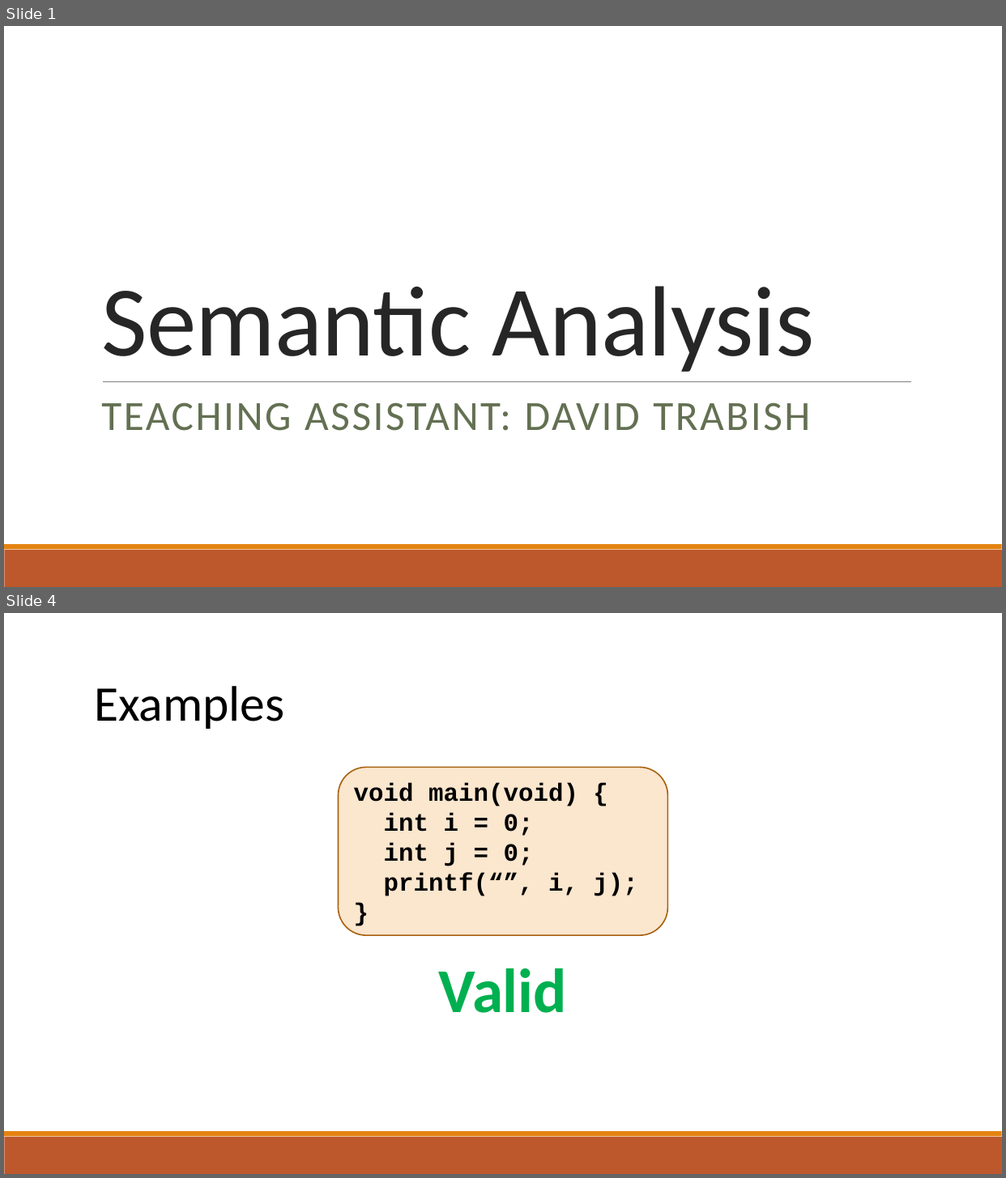
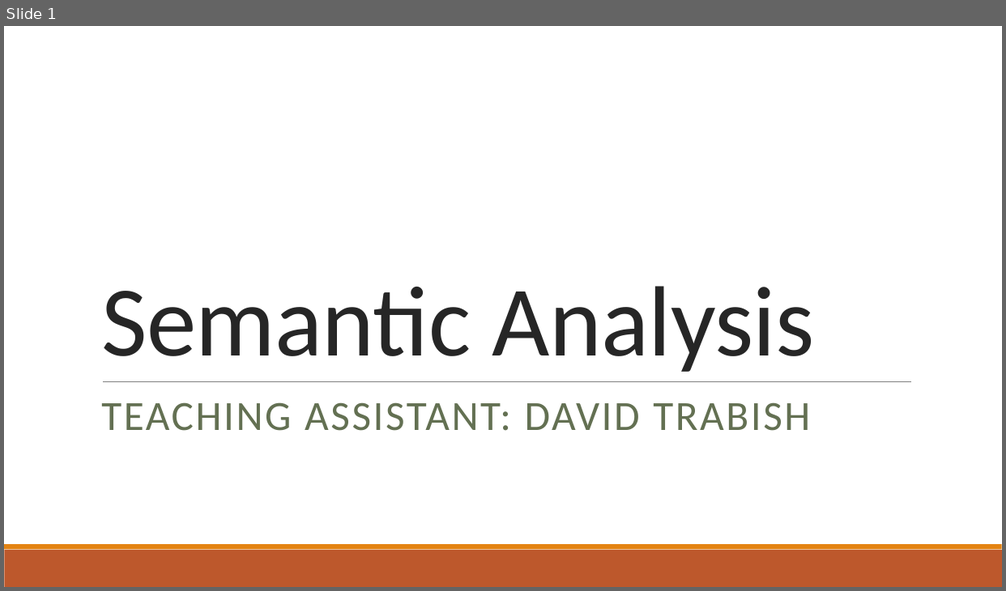
Before and after one commit to raghadzeidan/COMPILATION_TAU_FOR_STUDENTS, a slide deck: new_slides/semantic.pptx. Shown one above the other, each under a label of ours: slides 1 and 4 before the commit, slide 1 after it; the slides between them are not shown. The pictures are 1006x1178 and 1006x591 pixels, drawn with LibreOffice and Linux fonts; fonts in the diff are those of the drawing. Boxes give left, top, right and bottom in pixels: in the first picture for what was removed or moved away, otherwise in the second. Text is boxed around its words. In the diff, an @@ line names an element or a change of style, - is before the commit and + after.

```diff
--- a/new_slides/semantic.pptx
+++ b/new_slides/semantic.pptx
@@ slide 4 removed at (4,613,1002,1174), background #FFFFFF; not listed: 2 template elements that a slide beside it also shows @@
@@ text removed at (94,686,284,729) @@
-Examples
@@ rounded rectangle removed at (338,767,667,935) @@
-void main(void) {
-int i = 0;
-int j = 0;
-printf(“”, i, j);
-}
@@ text removed at (439,969,567,1013) @@
-Valid
```
Also in this commit, not shown: 1 slide changed, 16 slides added, 47 other slides removed, 1 other file.
